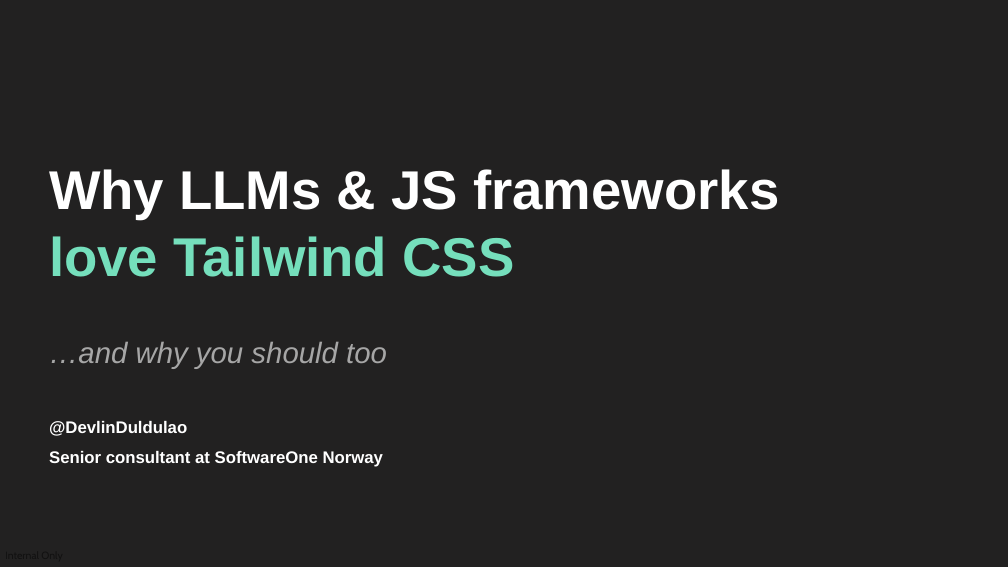
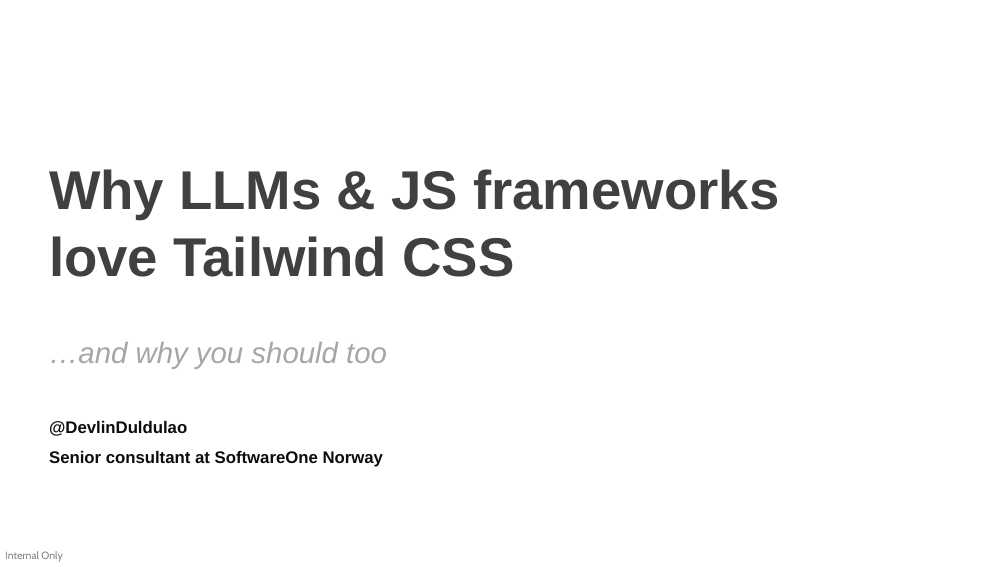
Before and after one commit to devlinduldulao/llm-loves-tailwind-and-js, a slide deck: slide 3 of why-llms-love-tailwind-conf.pptx. Drawn at 1008x567 pixels with LibreOffice and Linux fonts; fonts in the diff are those of the drawing. Boxes give left, top, right and bottom in pixels: in the first picture for what was removed or moved away, otherwise in the second. Text is boxed around its words. In the diff, an @@ line names an element or a change of style, - is before the commit and + after.

```diff
--- a/why-llms-love-tailwind-conf.pptx
+++ b/why-llms-love-tailwind-conf.pptx
@@ background #222121 to #FFFFFF @@
@@ text "Why LLMs & JS frameworks ..." at <box>49,169,779,277</box>: text colour #FFFFFF to #404040 in "Why LLMs & JS frameworks"; text colour #75DFBC to #404040 in "love Tailwind CSS" @@
@@ text "@DevlinDuldulao" at <box>49,421,384,467</box>: text colour #FFFFFF to #0D0D0D @@
@@ text added at <box>5,551,63,562</box>, 10 pt, text #000000 at 50% opacity @@
+Internal Only
```
Also in this commit, not shown: 8 other slides changed, 9 slides added, 20 slides removed.
